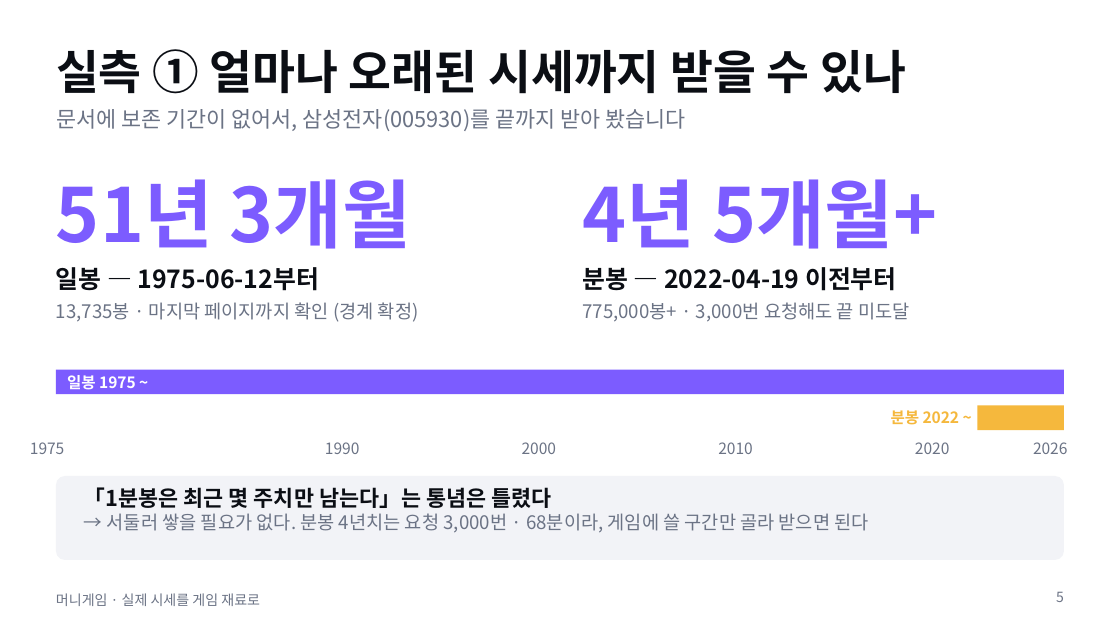
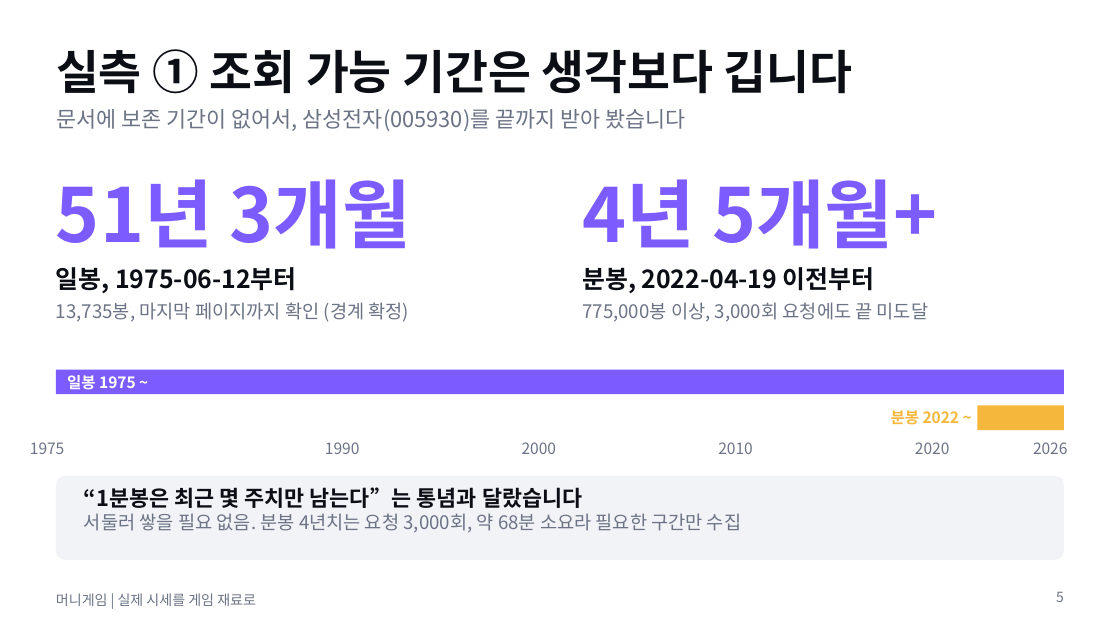
Before and after one commit to mth1108/money_game, a slide deck: slide 5 of presentations/01-data/moneygame-progress.pptx. Drawn at 1120x630 pixels with LibreOffice and Linux fonts; fonts in the diff are those of the drawing. Boxes give left, top, right and bottom in pixels: in the first picture for what was removed or moved away, otherwise in the second. Text is boxed around its words. In the diff, an @@ line names an element or a change of style, - is before the commit and + after.

```diff
--- a/presentations/01-data/moneygame-progress.pptx
+++ b/presentations/01-data/moneygame-progress.pptx
@@ title at (56,49,853,94): text changed @@
-실측 ① 얼마나 오래된 시세까지 받을 수 있나
+실측 ① 조회 가능 기간은 생각보다 깁니다
@@ text at (56,267,296,293): text changed @@
-일봉 — 1975-06-12부터
+일봉, 1975-06-12부터
@@ text at (582,267,874,293): text changed @@
-분봉 — 2022-04-19 이전부터
+분봉, 2022-04-19 이전부터
@@ text at (56,302,410,322): text changed @@
-13,735봉 · 마지막 페이지까지 확인 (경계 확정)
+13,735봉, 마지막 페이지까지 확인 (경계 확정)
@@ text at (582,302,928,322): text changed @@
-775,000봉+ · 3,000번 요청해도 끝 미도달
+775,000봉 이상, 3,000회 요청에도 끝 미도달
@@ text at (84,487,741,532): text changed @@
-「1분봉은 최근 몇 주치만 남는다」는 통념은 틀렸다
-→ 서둘러 쌓을 필요가 없다. 분봉 4년치는 요청 3,000번 · 68분이라, 게임에 쓸 구간만 골라 받으면 된다
+“1분봉은 최근 몇 주치만 남는다”는 통념과 달랐습니다
+서둘러 쌓을 필요 없음. 분봉 4년치는 요청 3,000회, 약 68분 소요라 필요한 구간만 수집
@@ text at (56,593,256,606): text changed @@
-머니게임 · 실제 시세를 게임 재료로
+머니게임 | 실제 시세를 게임 재료로
```
Also in this commit, not shown: 11 other slides changed, 2 other files.
